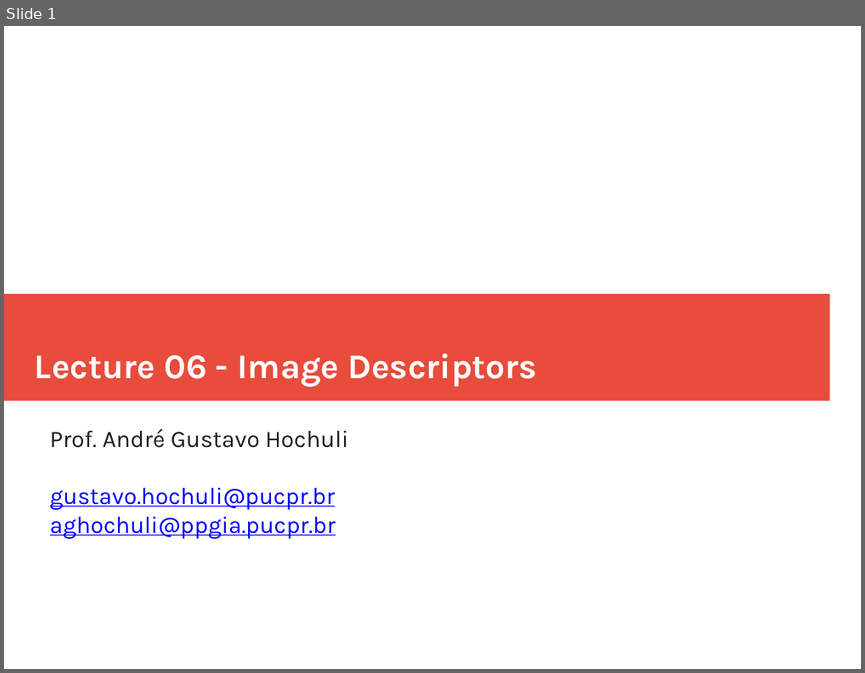
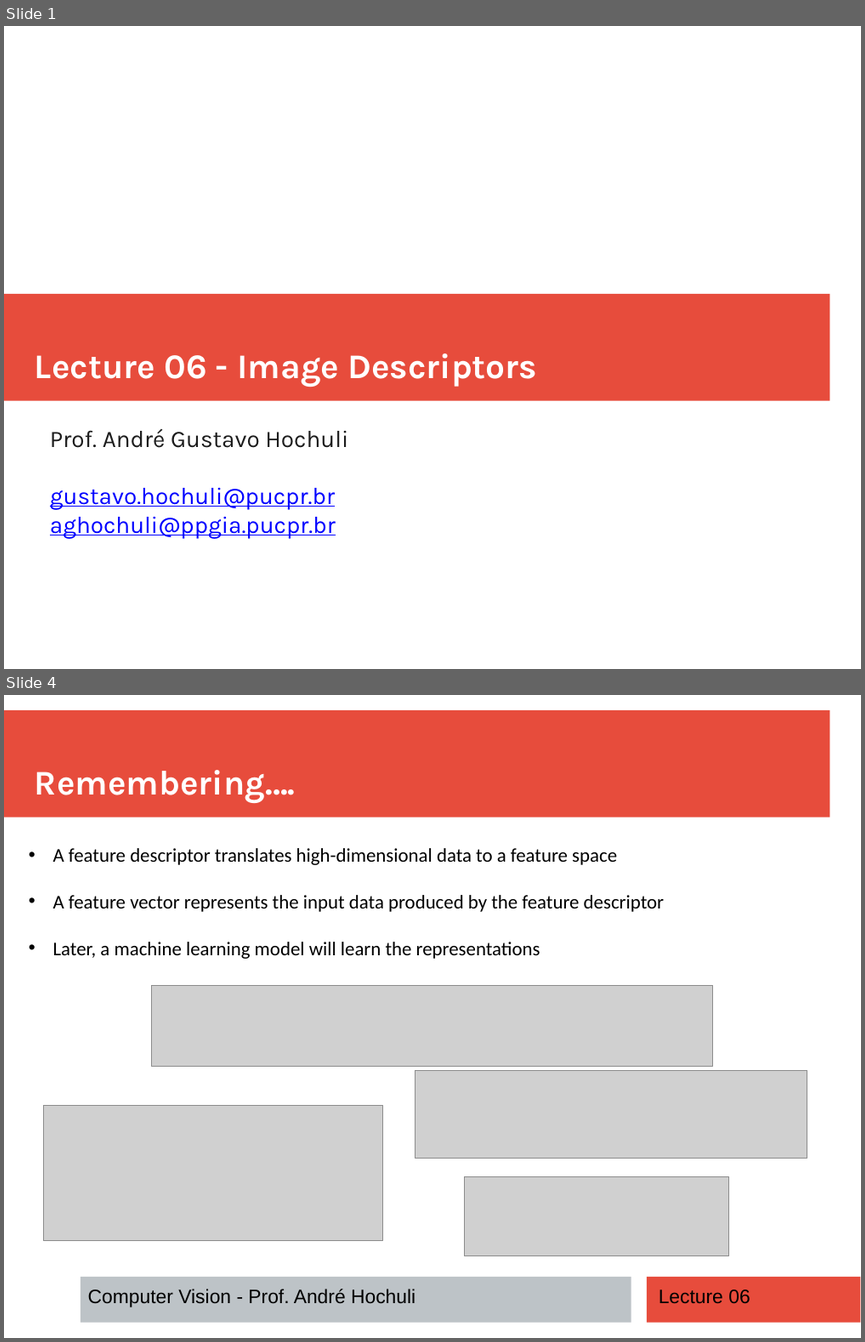
Before and after one commit to andrehochuli/teaching, a slide deck: ComputerVision/Lecture 06 - Image Descriptors/Lecture 06 - Image Descriptors.pptx. Shown one above the other, each under a label of ours: slide 1 before the commit, slides 1 and 4 after it; the slides between them are not shown. The pictures are 865x673 and 865x1342 pixels, drawn with LibreOffice and Linux fonts; fonts in the diff are those of the drawing; grey boxes stand for pictures. Boxes give left, top, right and bottom in pixels: in the first picture for what was removed or moved away, otherwise in the second. Text is boxed around its words. In the diff, an @@ line names an element or a change of style, - is before the commit and + after.

```diff
--- a/ComputerVision/Lecture 06 - Image Descriptors/Lecture 06 - Image Descriptors.pptx
+++ b/ComputerVision/Lecture 06 - Image Descriptors/Lecture 06 - Image Descriptors.pptx
@@ slide 4 added at (4, 695, 861, 1338), background #FFFFFF @@
@@ rectangle added at (4, 710, 830, 817), fill #E74C3C @@
@@ text added at (35, 770, 296, 803), 32 pt, text #FFFFFF, bold @@
+Remembering….
@@ text added at (53, 848, 664, 959), 18 pt, text #000000 @@
+• A feature descriptor translates high-dimensional data to a feature space
+• A feature vector represents the input data produced by the feature descriptor
+• Later, a machine learning model will learn the representations
@@ picture added at (152, 986, 713, 1066) @@
@@ picture added at (415, 1071, 808, 1157) @@
@@ picture added at (44, 1106, 382, 1241) @@
@@ picture added at (465, 1177, 729, 1256) @@
@@ rectangle added at (80, 1276, 630, 1322), fill #BDC3C7 @@
@@ rectangle added at (647, 1276, 861, 1322), fill #E74C3C @@
@@ text added at (88, 1288, 415, 1307), 18 pt, text #000000 @@
+Computer Vision - Prof. André Hochuli
@@ text added at (658, 1289, 749, 1304), 18 pt, text #000000 @@
+Lecture 06
```
Also in this commit, not shown: 1 slide changed, 12 other slides added, 1 other file.
